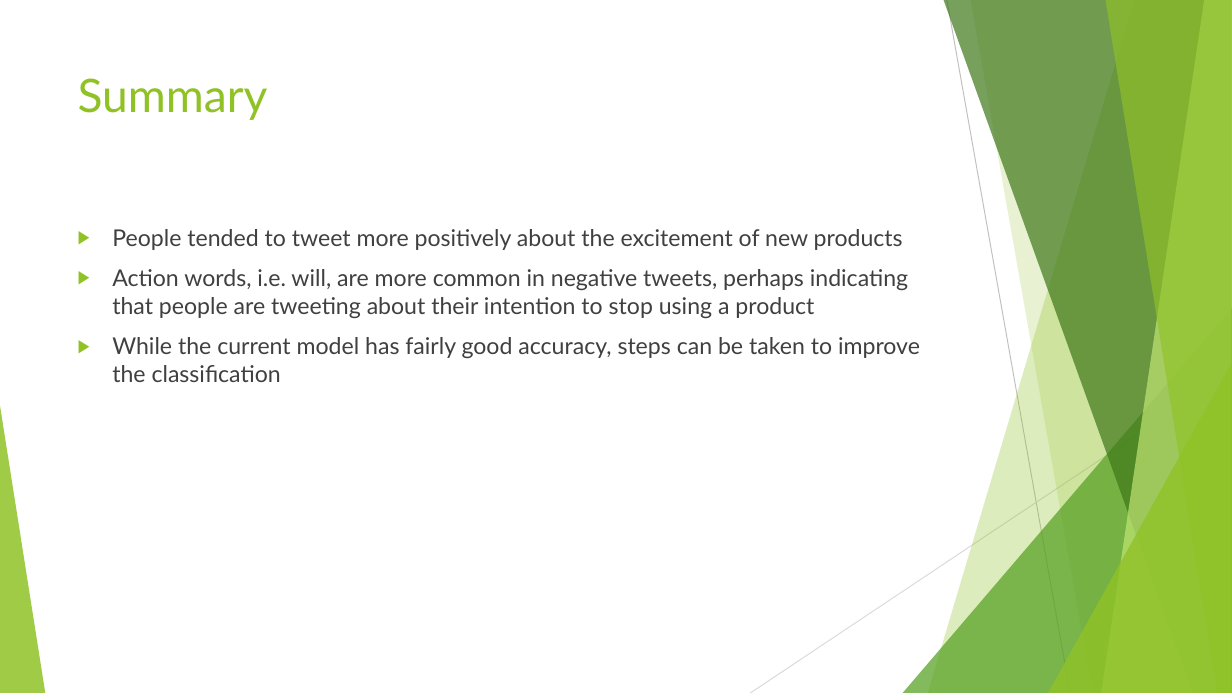
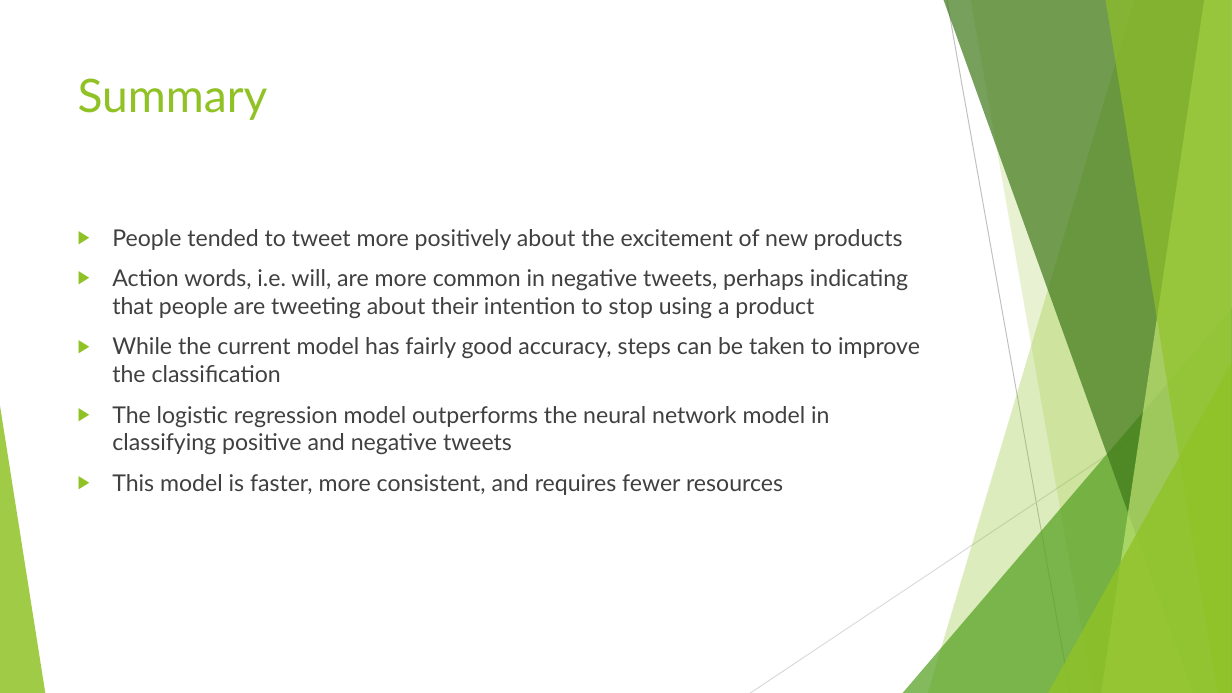
Before and after one commit to charsarb/mod-4-project, a slide deck: slide 11 of Modeling Tweet Sentiment.pptx (slide 9 before the commit). Drawn at 1232x693 pixels with LibreOffice and Linux fonts; fonts in the diff are those of the drawing. Boxes give left, top, right and bottom in pixels: in the first picture for what was removed or moved away, otherwise in the second. Text is boxed around its words. In the diff, an @@ line names an element or a change of style, - is before the commit and + after.

```diff
--- a/Modeling Tweet Sentiment.pptx
+++ b/Modeling Tweet Sentiment.pptx
@@ text at [112, 406, 829, 495]: paragraphs added @@
+▶ The logistic regression model outperforms the neural network model in classifying positive and negative tweets
+▶ This model is faster, more consistent, and requires fewer resources
```
Also in this commit, not shown: 5 other slides changed, 2 slides added, 12 other files.
